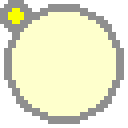
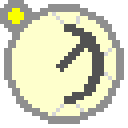
Layers edited between the first and the second 128x128 image:
added layer "Layer 5" above "Layer 4" over [left=56, top=32, right=96, bottom=72]
added layer "Layer 4" above "Layer 2" over [left=52, top=12, right=112, bottom=116]
